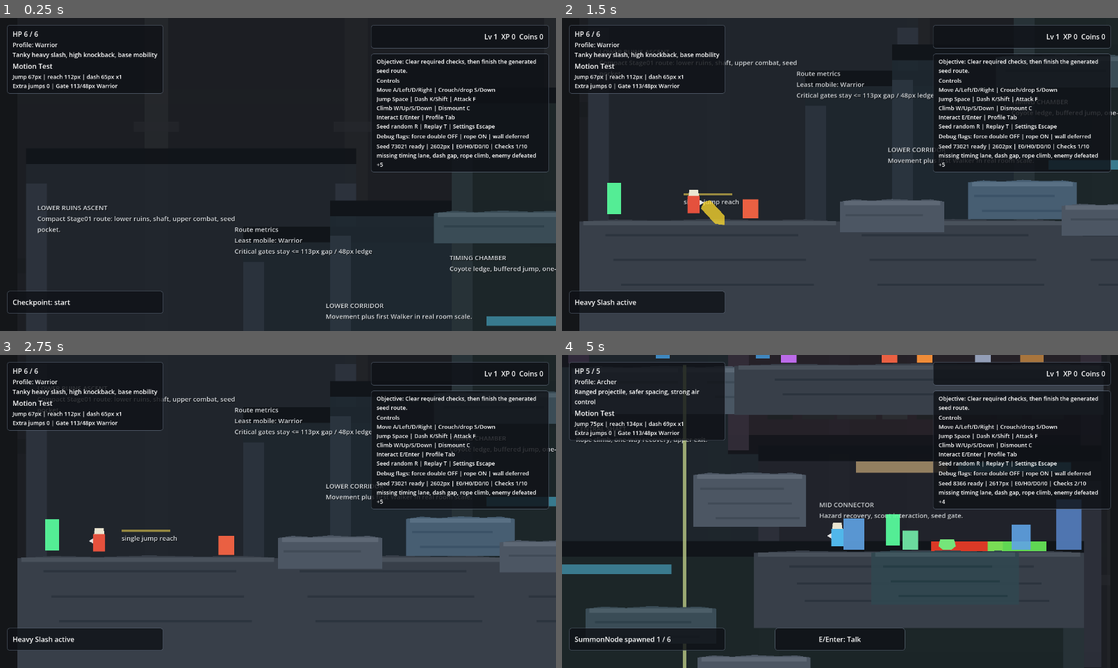
Above: before the commit, frames 1-4 (two rows, left to right).
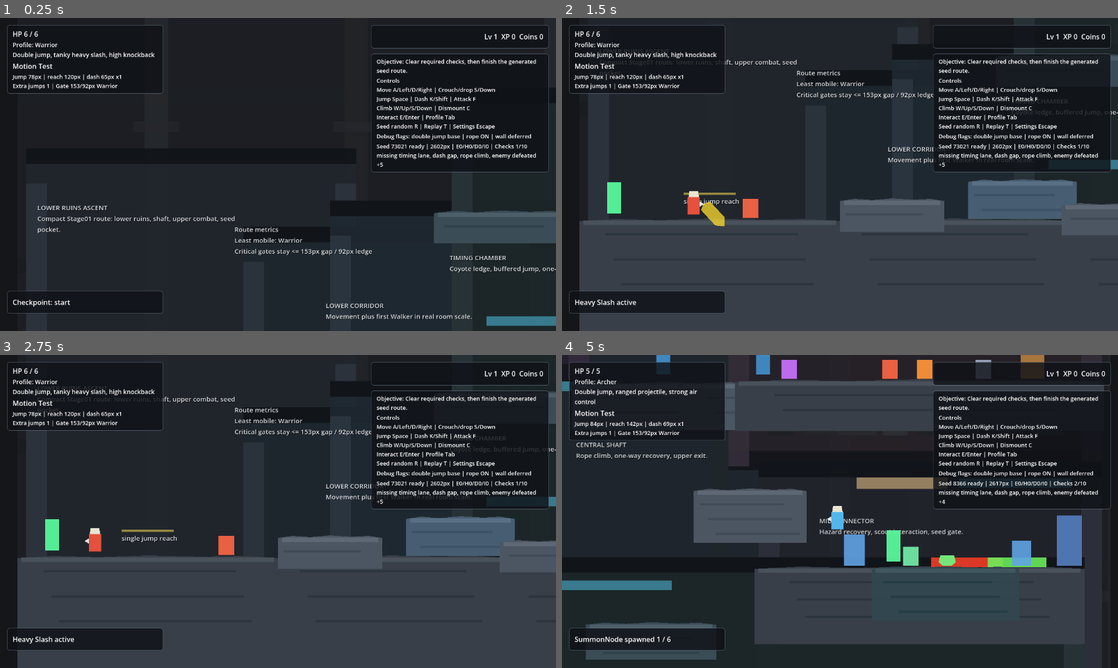
Above: after the commit, the same moments.

Repository: simpleusername96/cardborne-platformer
Game: Godot game, scene res://scenes/main/Main.tscn
The game is run twice, just before and just after one commit, with the same random seed, the same clock (stepped at 60 frames per second) and the same inputs.
Inputs (mouse positions are in pixels of both pictures, inside the frame that each line leads up to):
- Up to frame 1 (0.25 s): no input
- Up to frame 2 (1.5 s): tap Enter at 0.5 s; move the mouse to (962, 158) at 0.52 s; hold D (move_right) from 0.53 s (still down); tap Space (jump) at 0.6, 0.77, 1.07 s; click (962, 158) at 0.67 s; move the mouse to (728, 190) at 1.27 s; tap F (attack) at 1.35 s
- Up to frame 3 (2.75 s): tap Space (jump) at 1.52, 1.55, 1.82, 2.3 s; move the mouse to (333, 442) at 2.02 s; release D (move_right) at 2.03 s; hold A (move_left) from 2.03 s (still down); tap K (dash) at 2.1 s
- Up to frame 4 (5 s): move the mouse to (812, 574) at 2.77 s; release A (move_left) at 2.78 s; hold D (move_right) 2.78-4.28 s; tap E (interact) at 2.85 s; click (812, 574) at 2.92 s; tap Space (jump) at 3.02, 3.05, 3.32, 3.77, 3.8, 4.07, 4.52, 4.55, 4.82 s; move the mouse to (1006, 558) at 3.52 s; tap Tab (open_build_panel) at 3.6 s; move the mouse to (673, 464) at 4.27 s; hold A (move_left) from 4.28 s (still down); tap R (regenerate_landscape) at 4.35 s

The runs differ from the first frame. In frame 1, 0.5% of the frame differs, in the area x 2-96%, y 10-76%; in frame 2, 1.4%; in frame 3, 0.6%; in frame 4, 20%, in the area x 0-98%, y 0-100%.

Commit message:
Improve default jump and rope climb access

Diff:
--- a/data/characters/archer_profile.tres
+++ b/data/characters/archer_profile.tres
@@ -7,7 +7,7 @@
 id = "archer"
 display_name = "Archer"
 visual_color = Color(0.32, 0.72, 0.92, 1)
-trait_summary = "Ranged projectile, safer spacing, strong air control"
+trait_summary = "Double jump, ranged projectile, strong air control"
 max_health = 5
 attack_damage = 1
 attack_cooldown = 0.30
@@ -30,10 +30,11 @@
 air_acceleration = 1280.0
 gravity = 1180.0
 max_fall_speed = 700.0
-jump_velocity = -420.0
+jump_velocity = -445.0
 jump_cut_multiplier = 0.45
 coyote_time = 0.11
 jump_buffer_time = 0.12
+extra_jumps = 1
 dash_speed = 530.0
 dash_duration = 0.13
 dash_cooldown = 0.43
--- a/data/characters/assassin_profile.tres
+++ b/data/characters/assassin_profile.tres
@@ -28,7 +28,7 @@
 air_acceleration = 1450.0
 gravity = 1220.0
 max_fall_speed = 740.0
-jump_velocity = -430.0
+jump_velocity = -455.0
 jump_cut_multiplier = 0.42
 coyote_time = 0.09
 jump_buffer_time = 0.12
--- a/data/characters/warrior_profile.tres
+++ b/data/characters/warrior_profile.tres
@@ -7,7 +7,7 @@
 id = "warrior"
 display_name = "Warrior"
 visual_color = Color(0.9, 0.32, 0.24, 1)
-trait_summary = "Tanky heavy slash, high knockback, base mobility"
+trait_summary = "Double jump, tanky heavy slash, high knockback"
 max_health = 6
 attack_damage = 2
 attack_cooldown = 0.46
@@ -28,10 +28,11 @@
 air_acceleration = 1050.0
 gravity = 1220.0
 max_fall_speed = 700.0
-jump_velocity = -405.0
+jump_velocity = -435.0
 jump_cut_multiplier = 0.45
 coyote_time = 0.1
 jump_buffer_time = 0.12
+extra_jumps = 1
 dash_speed = 500.0
 dash_duration = 0.13
 dash_cooldown = 0.5
--- a/scripts/player/CharacterProfile.gd
+++ b/scripts/player/CharacterProfile.gd
@@ -35,7 +35,7 @@
 @export var jump_cut_multiplier: float = 0.45
 @export var coyote_time: float = 0.10
 @export var jump_buffer_time: float = 0.12
-@export var extra_jumps: int = 0
+@export var extra_jumps: int = 1
 
 @export_group("Dash And Damage Response")
 @export var dash_speed: float = 520.0
--- a/scripts/stages/MotionTestStage.gd
+++ b/scripts/stages/MotionTestStage.gd
@@ -196,20 +196,21 @@
 	_add_label(world, "BROKEN BRIDGE\nRequired jump + dash gap folded into lower ruins.", Vector2(1370.0, 1692.0), 480.0)
 
 	_add_terrain_mass(world, "ShaftLower", Vector2(1810.0, GROUND_Y), Vector2(420.0, 40.0), 260.0, Color(0.22, 0.25, 0.29, 1.0), true)
-	_add_climbable(test_objects, "RopeClimb", Vector2(1660.0, 1300.0), Vector2(44.0, 1050.0))
+	_add_climbable(test_objects, "RopeClimb", Vector2(1370.0, 1300.0), Vector2(44.0, 1050.0))
+	_add_platform(world, "RopeTopOneWay", Vector2(1340.0, UPPER_FLOOR_Y - 3.0), Vector2(130.0, 22.0), Color(0.23, 0.48, 0.56, 1.0), true)
 	_add_platform(world, "ShaftL1OneWay", Vector2(1500.0, 1635.0), Vector2(260.0, 22.0), Color(0.23, 0.48, 0.56, 1.0), true)
 	_add_terrain_mass(world, "ShaftL2", Vector2(1820.0, 1455.0), Vector2(260.0, 28.0), 130.0, Color(0.30, 0.34, 0.39, 1.0))
 	_add_platform(world, "ShaftL3OneWay", Vector2(1500.0, 1245.0), Vector2(260.0, 22.0), Color(0.23, 0.48, 0.56, 1.0), true)
 	_add_terrain_mass(world, "ShaftL4", Vector2(1810.0, 1035.0), Vector2(260.0, 28.0), 126.0, Color(0.30, 0.34, 0.39, 1.0))
 	_add_terrain_mass(world, "ClimbUpper", Vector2(1610.0, UPPER_FLOOR_Y), Vector2(420.0, 28.0), 112.0, Color(0.30, 0.34, 0.39, 1.0))
 	_add_terrain_mass(world, "UpperGallery", Vector2(1970.0, UPPER_FLOOR_Y), Vector2(650.0, 28.0), 112.0, Color(0.29, 0.34, 0.39, 1.0))
-	_add_checkpoint(test_objects, "CheckpointClimbPrep", Vector2(1660.0, GROUND_TOP - PLAYER_FOOT_OFFSET), "climb_prep")
+	_add_checkpoint(test_objects, "CheckpointClimbPrep", Vector2(1370.0, GROUND_TOP - PLAYER_FOOT_OFFSET), "climb_prep")
 	_add_checkpoint(test_objects, "CheckpointClimbClear", Vector2(1610.0, UPPER_FLOOR_TOP - PLAYER_FOOT_OFFSET), "climb")
 	_add_label(world, "CENTRAL SHAFT\nRope climb, one-way recovery, upper exit.", Vector2(1410.0, 910.0), 430.0)
 
 	_add_terrain_mass(world, "HighCacheBranch", Vector2(1080.0, 560.0), Vector2(330.0, 26.0), 118.0, Color(0.39, 0.31, 0.47, 1.0))
 	_add_platform(world, "HighCacheRejoin", Vector2(1280.0, 690.0), Vector2(220.0, 22.0), Color(0.23, 0.48, 0.56, 1.0), true)
-	_add_label(world, "OPTIONAL HIGH CACHE\nAssassin double jump / later upgrade branch.", Vector2(900.0, 455.0), 400.0)
+	_add_label(world, "OPTIONAL HIGH CACHE\nDouble jump branch / later upgrade reward.", Vector2(900.0, 455.0), 400.0)
 	_add_label(world, "WALL TRAVERSAL\nDeferred: not required for this route.", Vector2(1090.0, 705.0), 360.0)
 
 	_add_terrain_mass(world, "CombatHallFloor", Vector2(2200.0, UPPER_FLOOR_Y), Vector2(850.0, 40.0), 120.0, Color(0.22, 0.25, 0.29, 1.0))
--- a/scripts/ui/HUD.gd
+++ b/scripts/ui/HUD.gd
@@ -278,8 +278,8 @@
 
 
 func _on_testbed_flags_changed(flags: Dictionary) -> void:
-	flags_label.text = "Debug flags: force double %s | rope %s | wall deferred" % [
-		"ON" if bool(flags.get("double_jump_enabled", false)) else "OFF",
+	flags_label.text = "Debug flags: double jump base%s | rope %s | wall deferred" % [
+		" +force" if bool(flags.get("double_jump_enabled", false)) else "",
 		"ON" if bool(flags.get("rope_climb_enabled", false)) else "OFF",
 	]
 
